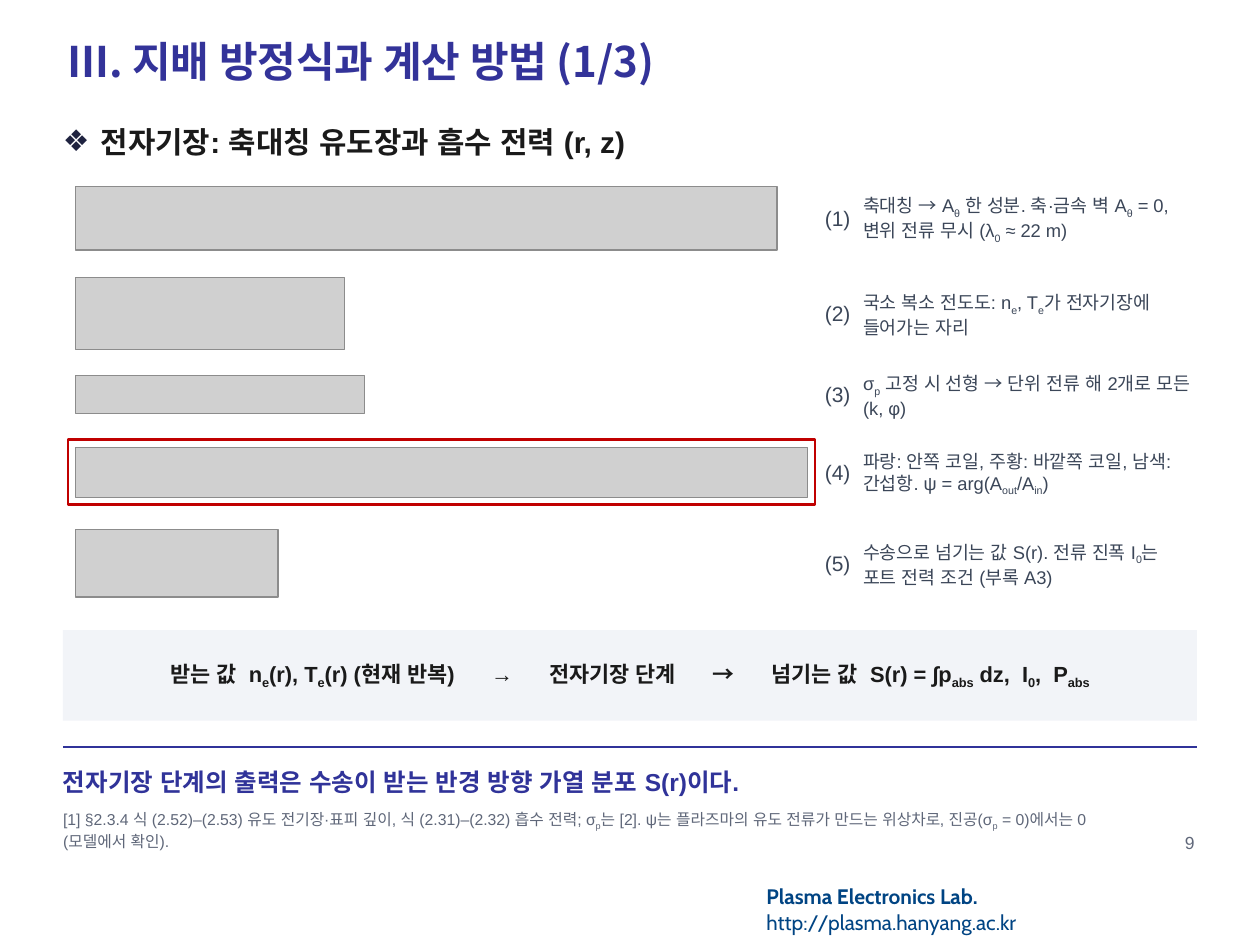
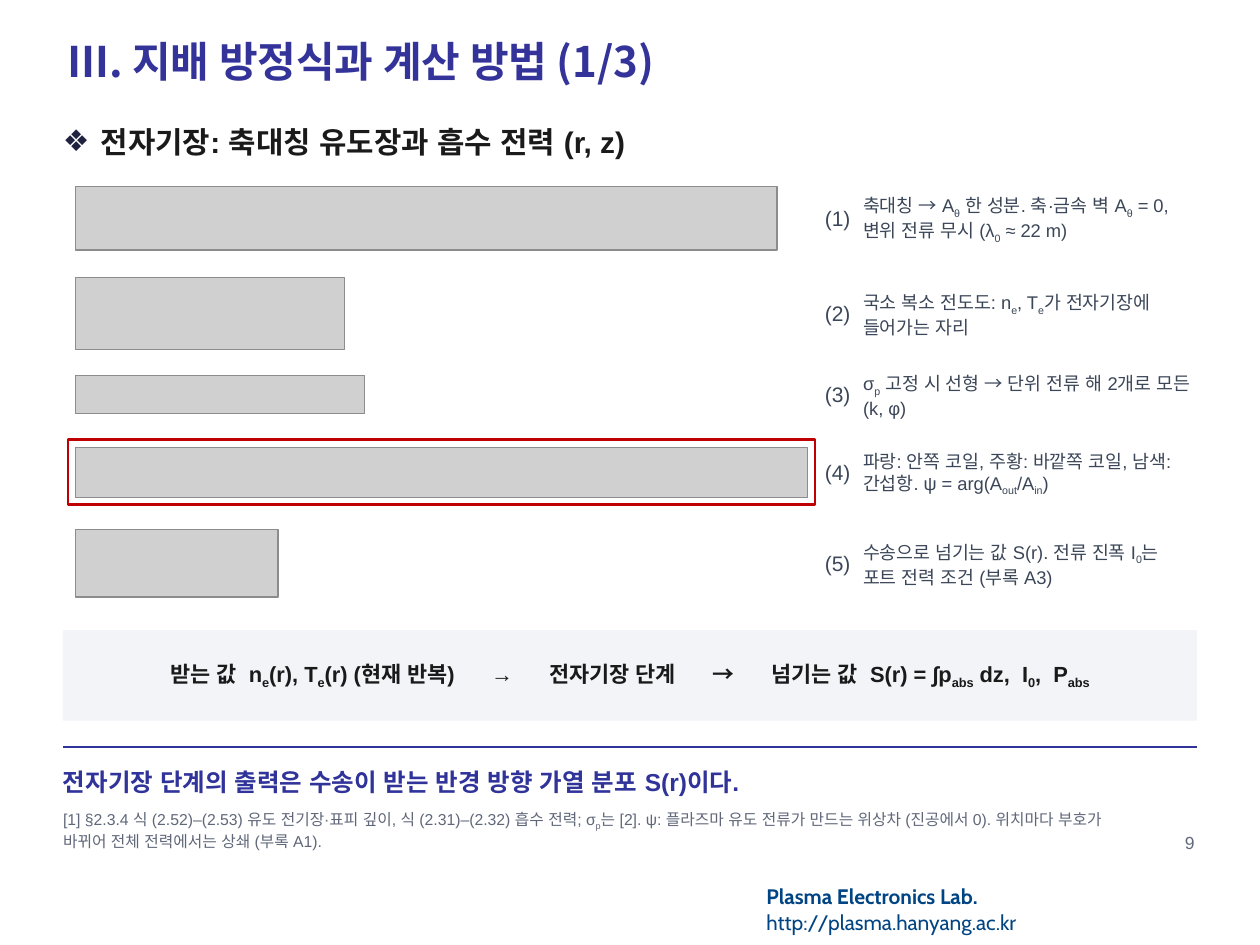
Before and after one commit to garlicjam-pyo/plasma, a slide deck: slide 9 of presentations/1차발표_피드백반영판.pptx. Drawn at 1260x945 pixels with LibreOffice and Linux fonts; fonts in the diff are those of the drawing; grey boxes stand for pictures; background and template pictures are left out. Boxes give left, top, right and bottom in pixels: in the first picture for what was removed or moved away, otherwise in the second. Text is boxed around its words. In the diff, an @@ line names an element or a change of style, - is before the commit and + after.

```diff
--- a/presentations/1차발표_피드백반영판.pptx
+++ b/presentations/1차발표_피드백반영판.pptx
@@ text at bbox=[63, 812, 1102, 850]: text changed @@
-[1] §2.3.4 식 (2.52)–(2.53) 유도 전기장·표피 깊이, 식 (2.31)–(2.32) 흡수 전력; σp는 [2]. ψ는 플라즈마의 유도 전류가 만드는 위상차로, 진공(σp = 0)에서는 0 (모델에서 확인).
+[1] §2.3.4 식 (2.52)–(2.53) 유도 전기장·표피 깊이, 식 (2.31)–(2.32) 흡수 전력; σp는 [2]. ψ: 플라즈마 유도 전류가 만드는 위상차 (진공에서 0). 위치마다 부호가 바뀌어 전체 전력에서는 상쇄 (부록 A1).
```
Also in this commit, not shown: 13 other slides changed, 10 other files.
